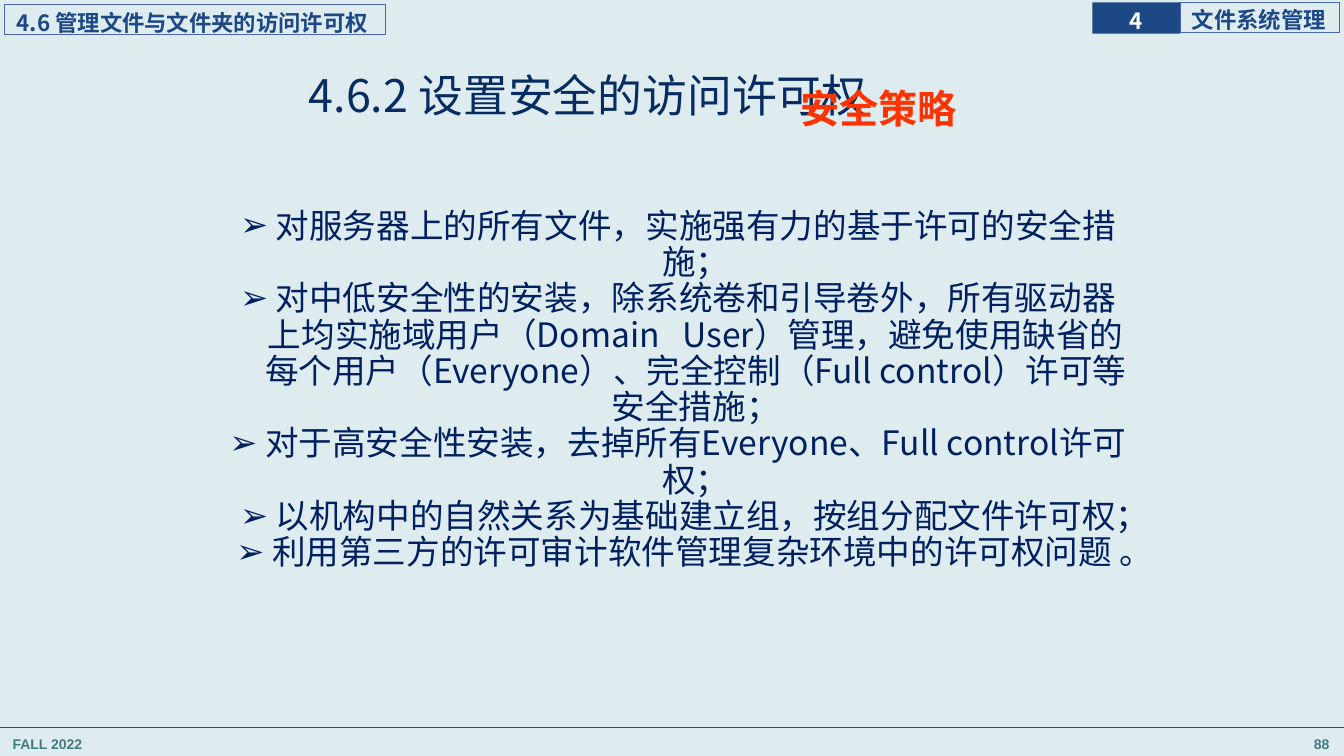
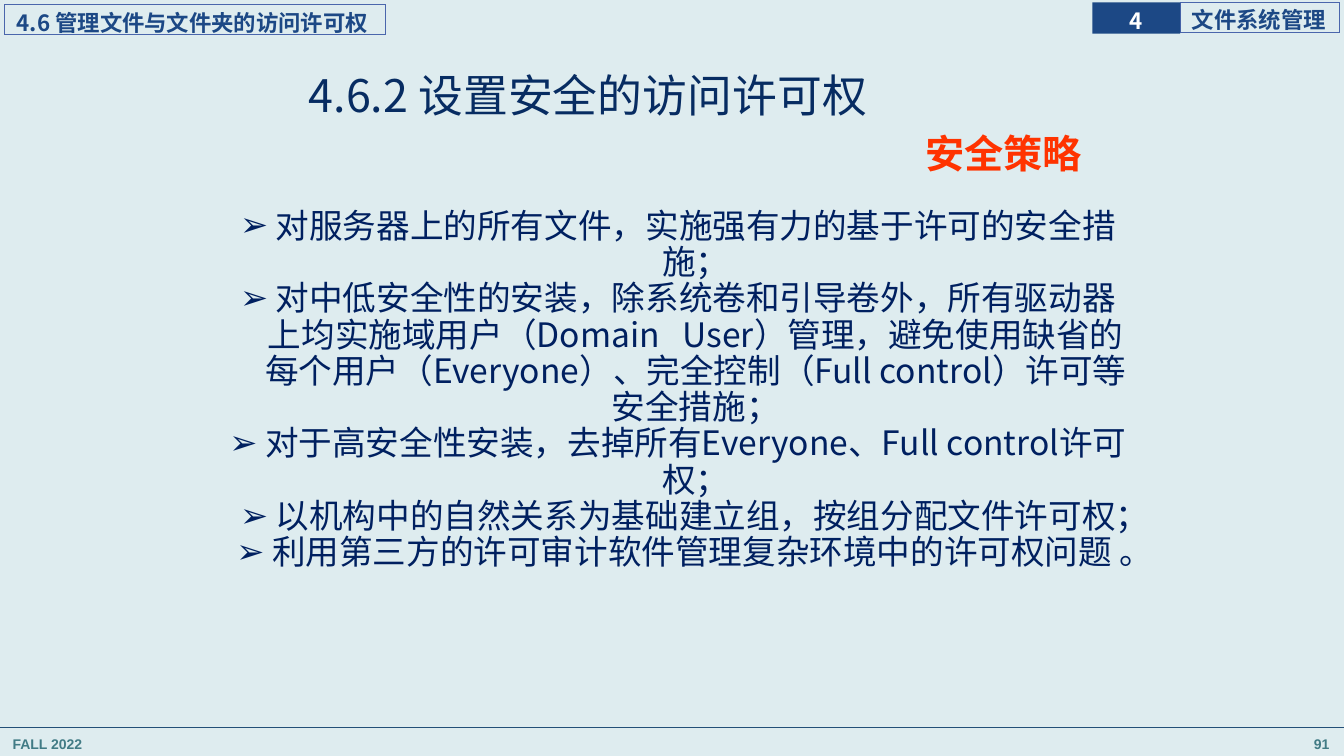
Before and after one commit to principleWindows/win-principle-2022, a slide deck: slide 91 of slides/instruction/principleWindows_4.pptx (slide 88 before the commit). Drawn at 1344x756 pixels with LibreOffice and Linux fonts; fonts in the diff are those of the drawing. Boxes give left, top, right and bottom in pixels: in the first picture for what was removed or moved away, otherwise in the second. Text is boxed around its words. In the diff, an @@ line names an element or a change of style, - is before the commit and + after.

```diff
--- a/slides/instruction/principleWindows_4.pptx
+++ b/slides/instruction/principleWindows_4.pptx
@@ text "安全策略" rewrapped from [800, 83, 957, 127] to [925, 134, 1082, 172] @@
@@ page number at [1314, 739, 1330, 749]: text changed @@
-88
+91
```
Also in this commit, not shown: 8 other slides changed, 3 slides added, 5 other files.
